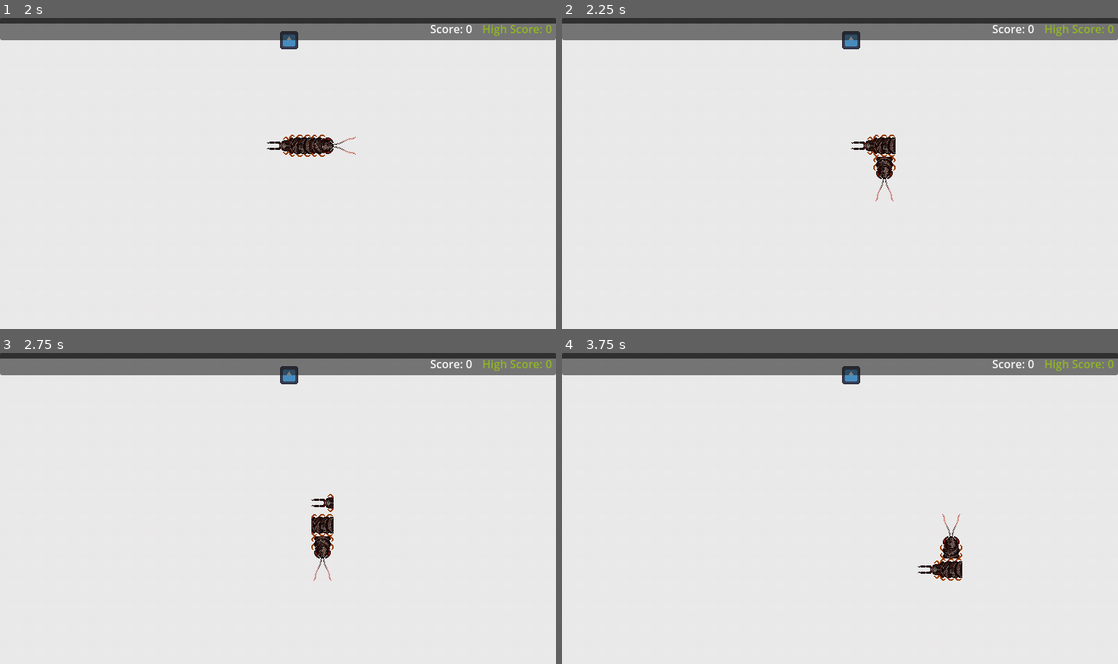
Above: before the commit, frames 1-4 (two rows, left to right).
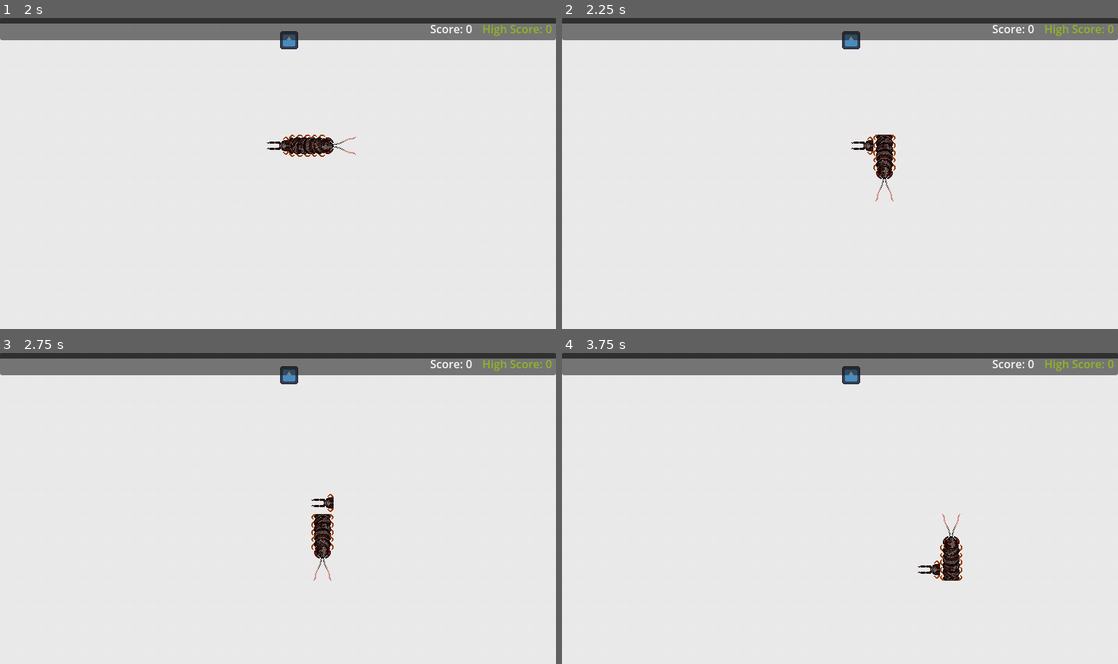
Above: after the commit, the same moments.

Repository: juxxon23/myriapoda
Game: Godot game, scene res://menus/start_screen.tscn
Two runs of this game, one before a commit and one after it. Both use one fixed random seed, a clock stepped at 60 frames per second and the inputs below. The engine's default icon, where the game draws it, is replaced by a stand-in: a white triangle on a blue panel in a dark square.
Inputs:
- Up to frame 1 (2 s): click "Start" at 0.5 s; hold Right (ui_right) from 1.28 s (still down)
- Up to frame 2 (2.25 s): release Right (ui_right) at 2.03 s; hold Down (ui_down) from 2.03 s (still down)
- Up to frame 3 (2.75 s): keep holding Down (ui_down)
- Up to frame 4 (3.75 s): release Down (ui_down) at 2.78 s; hold Right (ui_right) 2.78-3.53 s; hold Up (ui_up) from 3.53 s (still down)

Frame 1 is identical in both runs. In frame 2, 0.2% of the frame differs, in the area x 56-60%, y 37-45%; in frame 3, 0.2%; in frame 4, 0.2%, in the area x 68-72%, y 66-74%.

Commit message:
Update snake parts rotation

Diff:
--- a/gameplay/gameplay.gd
+++ b/gameplay/gameplay.gd
@@ -19,6 +19,7 @@
 var speed_accumulation: float = 0.0
 var move_dir: Vector2 = Vector2.RIGHT
 var snake_parts: Array[SnakePart] = []
+var create_elbow: bool = false
 var gameover_menu: GameOver
 var pause_menu: PauseMenu
 var score: int:
@@ -55,6 +56,8 @@
 	if new_dir + move_dir != Vector2.ZERO and new_dir != Vector2.ZERO:
 		move_dir = new_dir
 		head.rotate_part(move_dir)
+		head.first_position = head.position
+		create_elbow = true
 
 	if Input.is_action_just_pressed("ui_cancel"):
 		pause_game()
@@ -65,7 +68,6 @@
 
 
 func _physics_process(delta: float) -> void:
-	print(speed, " @@@ ", speed_accumulation)
 	time_since_last_move += delta * speed
 	if time_since_last_move >= time_between_moves:
 		update_snake()
@@ -81,6 +83,8 @@
 		if i == snake_parts.size()-2:
 			snake_parts[i].penultimate_position = snake_parts[i-1].last_position
 		snake_parts[i].move_to(snake_parts[i-1].last_position)
+		if create_elbow and snake_parts[i].position == head.first_position :
+			snake_parts[i].rotate_part(move_dir)
 
 
 func _on_food_eaten() -> void:
--- a/gameplay/segment.gd
+++ b/gameplay/segment.gd
@@ -1,2 +1,14 @@
 class_name Segment
 extends SnakePart
+
+@onready var sprite_segment: Sprite2D = %SpriteSegment as Sprite2D
+@onready var collision_segment: CollisionShape2D = %CollisionSegment as CollisionShape2D
+
+
+func _ready() -> void:
+	set_head_props()
+
+
+func set_head_props() -> void:
+	sprite_part = sprite_segment
+	collision_part = collision_segment
--- a/gameplay/segment.tscn
+++ b/gameplay/segment.tscn
@@ -10,11 +10,13 @@
 script = ExtResource("1_7rta4")
 
 [node name="SpriteSegment" type="Sprite2D" parent="."]
+unique_name_in_owner = true
 position = Vector2(16, 0)
 rotation = 1.5707964
 texture = ExtResource("2_o23k4")
 
 [node name="CollisionSegment" type="CollisionShape2D" parent="."]
+unique_name_in_owner = true
 position = Vector2(16, 0)
 rotation = 1.5707964
 shape = SubResource("RectangleShape2D_va2nl")
--- a/gameplay/snake_part.gd
+++ b/gameplay/snake_part.gd
@@ -1,6 +1,7 @@
 class_name SnakePart
 extends Area2D
 
+var first_position: Vector2
 var penultimate_position: Vector2
 var last_position: Vector2
 var sprite_part: Sprite2D
--- a/gameplay/tail.gd
+++ b/gameplay/tail.gd
@@ -1,2 +1,14 @@
 class_name Tail
 extends SnakePart
+
+@onready var sprite_tail: Sprite2D = %SpriteTail as Sprite2D
+@onready var collision_tail: CollisionShape2D = %CollisionTail as CollisionShape2D
+
+
+func _ready() -> void:
+	set_head_props()
+
+
+func set_head_props() -> void:
+	sprite_part = sprite_tail
+	collision_part = collision_tail
--- a/gameplay/tail.tscn
+++ b/gameplay/tail.tscn
@@ -11,10 +11,12 @@
 script = ExtResource("1_kioum")
 
 [node name="SpriteTail" type="Sprite2D" parent="."]
+unique_name_in_owner = true
 position = Vector2(16, 0)
 rotation = 1.5707964
 texture = ExtResource("1_yk777")
 
-[node name="CollisionShape2D" type="CollisionShape2D" parent="."]
+[node name="CollisionTail" type="CollisionShape2D" parent="."]
+unique_name_in_owner = true
 position = Vector2(26, 0)
 shape = SubResource("CapsuleShape2D_kioum")
